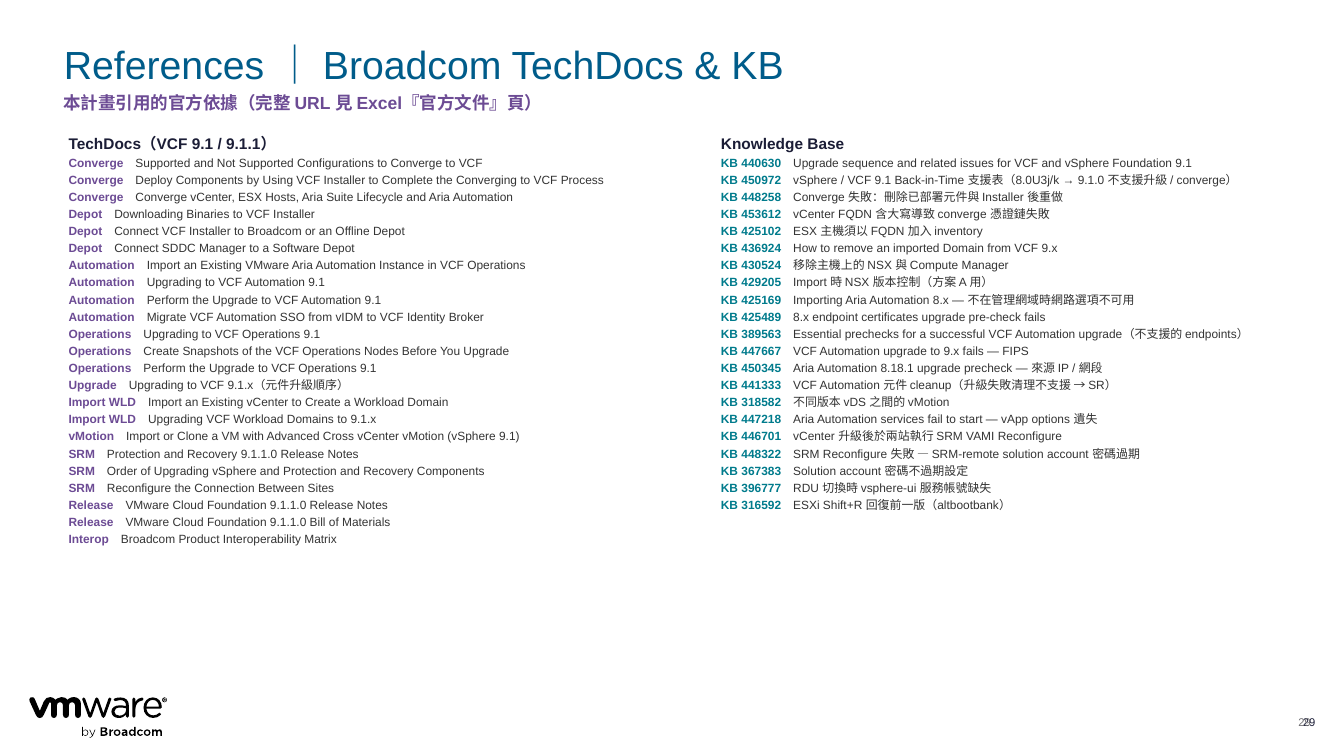
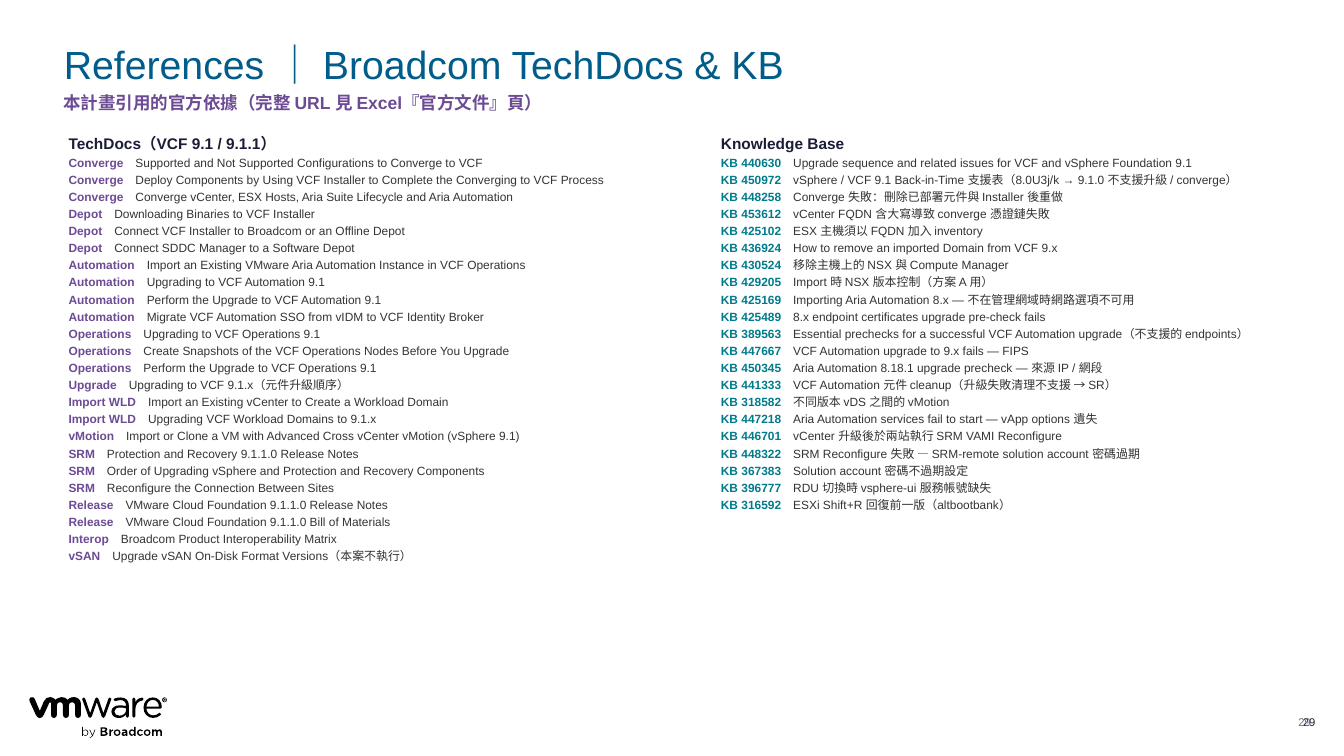
Before and after one commit to kostenyang/cc-vcf911-plan, a slide deck: slide 29 of out/CTBC_VCF911_Converge_Import_Plan.pptx. Drawn at 1344x756 pixels with LibreOffice and Linux fonts; fonts in the diff are those of the drawing. Boxes give left, top, right and bottom in pixels: in the first picture for what was removed or moved away, otherwise in the second. Text is boxed around its words. In the diff, an @@ line names an element or a change of style, - is before the commit and + after.

```diff
--- a/out/CTBC_VCF911_Converge_Import_Plan.pptx
+++ b/out/CTBC_VCF911_Converge_Import_Plan.pptx
@@ text at (x1=69, y1=551, x2=411, y2=563): paragraph added @@
+vSAN Upgrade vSAN On-Disk Format Versions（本案不執行）
```
Also in this commit, not shown: 6 other slides changed, 4 other files.
